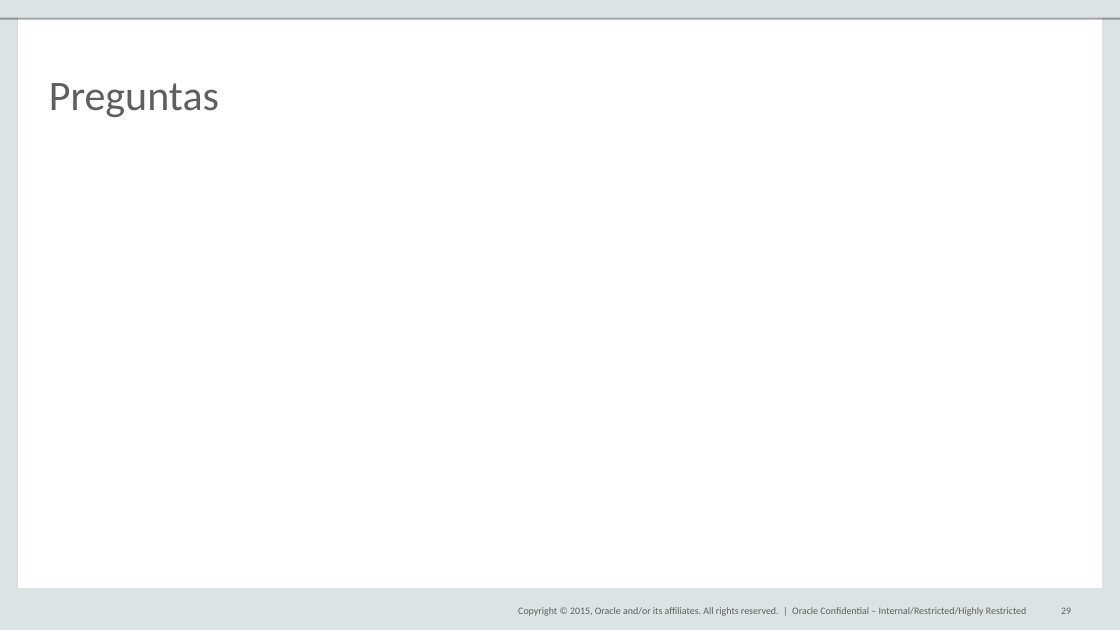
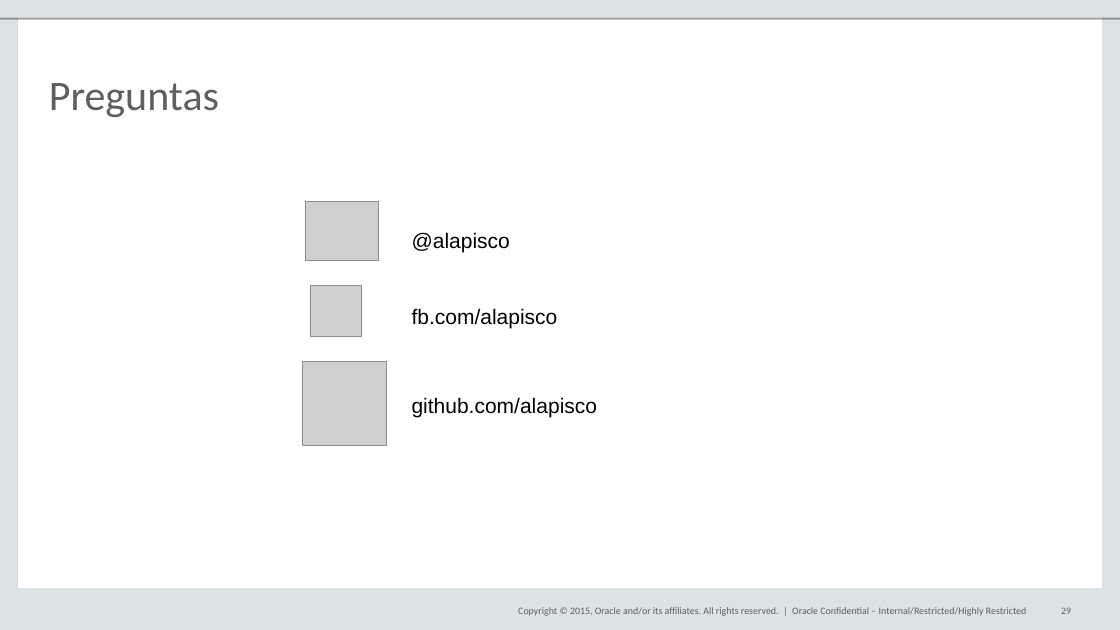
Before and after one commit to alapisco/Data_Science_With_Java, a slide deck: slide 29 of slides/Intro_DS.odp. Drawn at 1120x630 pixels with LibreOffice and Linux fonts; fonts in the diff are those of the drawing; grey boxes stand for pictures; background and template pictures are left out. Boxes give left, top, right and bottom in pixels: in the first picture for what was removed or moved away, otherwise in the second. Text is boxed around its words. In the diff, an @@ line names an element or a change of style, - is before the commit and + after.

Commit message:
updated slides

```diff
--- a/slides/Intro_DS.odp
+++ b/slides/Intro_DS.odp
@@ picture added at (306,202,378,260) @@
@@ text added at (412,232,510,253), 18 pt, text #000000 @@
+@alapisco
@@ picture added at (311,286,361,336) @@
@@ text added at (412,308,558,329), 18 pt, text #000000 @@
+fb.com/alapisco
@@ picture added at (302,361,386,445) @@
@@ text added at (412,397,598,418), 18 pt, text #000000 @@
+github.com/alapisco
```
